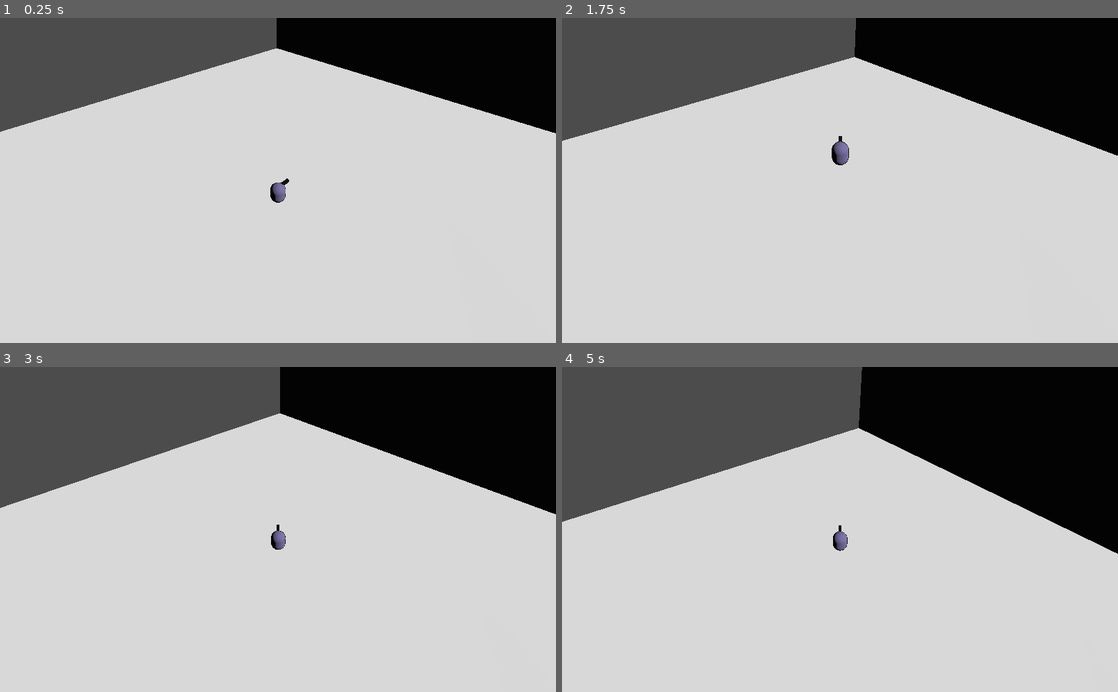
Above: before the commit, frames 1-4 (two rows, left to right).
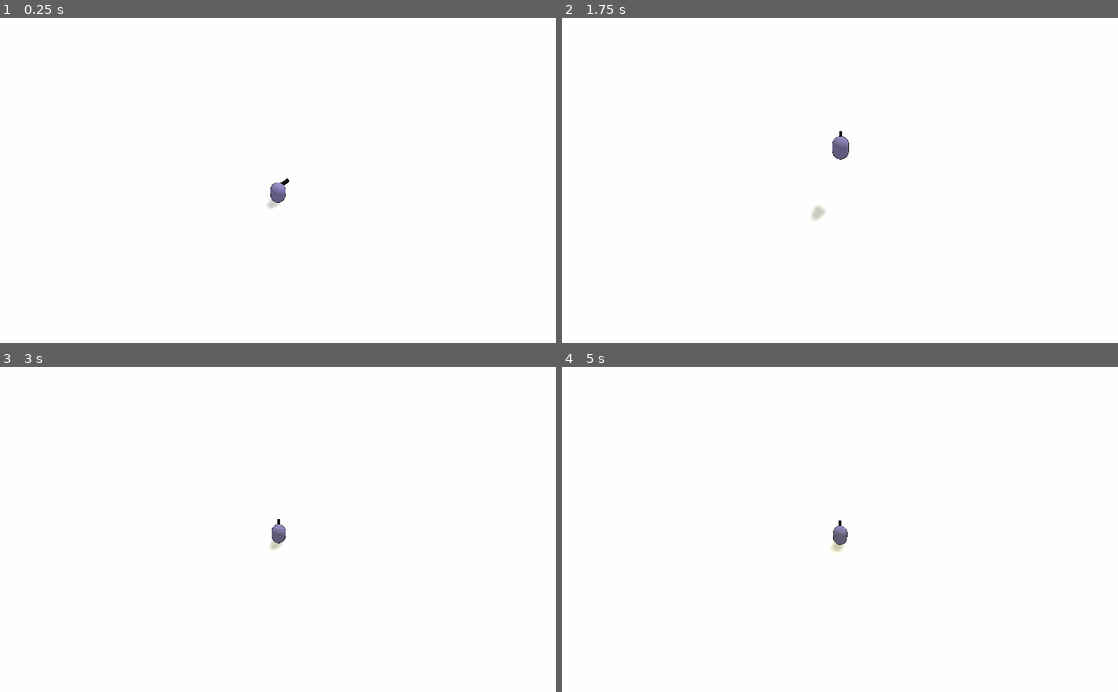
Above: after the commit, the same moments.

Repository: Gerchis/Ryxiah_Reborn
Game: Godot game, scene res://src/levels/TestWorld.tscn
Two runs of this game, one before a commit and one after it. Both use one fixed random seed, a clock stepped at 60 frames per second and the inputs below.
Inputs (mouse positions are in pixels of both pictures, inside the frame that each line leads up to):
- Up to frame 1 (0.25 s): no input
- Up to frame 2 (1.75 s): move the mouse to (867, 180) at 0.52 s; hold W (forward) from 0.53 s (still down); tap Space (jump) at 0.77, 1.52 s; move the mouse to (812, 180) at 1.27 s
- Up to frame 3 (3 s): keep holding W (forward); move the mouse to (289, 523) at 2.02 s; move the mouse to (272, 536) at 2.77 s
- Up to frame 4 (5 s): keep holding W (forward); tap Space (jump) at 3.02, 3.77, 4.52 s; move the mouse to (878, 532) at 3.52 s; move the mouse to (795, 526) at 4.27 s

The runs differ from the first frame. In frame 1, 100% of the frame differs, in the area x 0-100%, y 0-100%; in frame 2, 100%; in frame 3, 100%; in frame 4, 100%.

Commit message:
Water + Night'n'Day

Diff:
--- a/RYXIAH/src/actors/player/Player.gd
+++ b/RYXIAH/src/actors/player/Player.gd
@@ -5,6 +5,8 @@
 onready var cam:Camera = get_tree().get_nodes_in_group("camera")[0]
 onready var graphics = $Graphics
 onready var ray_floor: RayCast = $RayFloor
+onready var ray_checkpoint: RayCast = $CheckpointChecker
+onready var fall_checkpoint: Vector3 = global_transform.origin
 
 var jump: bool = false
 var dir: Vector3 = Vector3.ZERO
@@ -13,6 +15,7 @@
 var snap_vector: Vector3 = Vector3.ZERO
 var jump_counter: = 0
 var floor_heigh:float = 0.0
+
 
 export var speed = 10
 export var accel = 10
@@ -23,6 +26,7 @@
 export var air_run_speed = 16.0
 export var air_accel = 9.0
 export var max_jumps = 2
+export var water_level = 0.0
 
 func _ready():
 	Input.set_mouse_mode(Input.MOUSE_MODE_CAPTURED)
@@ -34,7 +38,17 @@
 		else:
 			Input.set_mouse_mode(Input.MOUSE_MODE_CAPTURED)
 
+	if global_transform.origin.y <= water_level:
+		global_transform.origin = fall_checkpoint
+
 func _physics_process(delta: float) -> void:
 	if is_on_floor():
 		ray_floor.force_raycast_update()
 		floor_heigh = ray_floor.get_collision_point().y
+
+
+func _on_CheckpointSetter_timeout() -> void:
+	ray_checkpoint.force_raycast_update()
+
+	if is_on_floor() and ray_checkpoint:
+		fall_checkpoint = global_transform.origin
--- a/RYXIAH/src/actors/player/Player.tscn
+++ b/RYXIAH/src/actors/player/Player.tscn
@@ -65,3 +65,11 @@
 [node name="RayFloor" type="RayCast" parent="."]
 transform = Transform( 1, 0, 0, 0, 1, 0, 0, 0, 1, 0, -1, 0 )
 collision_mask = 32
+
+[node name="CheckpointChecker" type="RayCast" parent="."]
+cast_to = Vector3( 0, -2.5, 0 )
+
+[node name="CheckpointSetter" type="Timer" parent="CheckpointChecker"]
+autostart = true
+
+[connection signal="timeout" from="CheckpointChecker/CheckpointSetter" to="." method="_on_CheckpointSetter_timeout"]
--- a/RYXIAH/src/levels/TestWorld.tscn
+++ b/RYXIAH/src/levels/TestWorld.tscn
@@ -1,9 +1,135 @@
-[gd_scene load_steps=4 format=2]
+[gd_scene load_steps=15 format=2]
 
 [ext_resource path="res://src/actors/player/Player.tscn" type="PackedScene" id=1]
 [ext_resource path="res://src/object/camera/Camera.tscn" type="PackedScene" id=2]
+[ext_resource path="res://src/object/world_environment/DayCycle.gd" type="Script" id=3]
 
 [sub_resource type="Environment" id=1]
+ambient_light_sky_contribution = 0.0
+
+[sub_resource type="Gradient" id=2]
+offsets = PoolRealArray( 0, 0.236842, 0.526316, 0.780702, 1 )
+colors = PoolColorArray( 0.78418, 0.78418, 0.78418, 1, 0.823242, 0.820008, 0.492016, 1, 0.780273, 0.532682, 0.173733, 1, 0.569336, 0.071167, 0.071167, 1, 0.0726188, 0.0430183, 0.174805, 1 )
+
+[sub_resource type="Shader" id=3]
+code = "shader_type spatial;
+render_mode blend_mix, specular_phong;
+
+uniform float speed : hint_range(-1,1) = 0.0;
+
+//colors
+uniform sampler2D noise1;
+uniform sampler2D noise2;
+uniform sampler2D normalmap : hint_normal;
+uniform vec4 color : hint_color;
+uniform vec4 edge_color : hint_color;
+
+//foam
+uniform float edge_scale = 0.25;
+uniform float near = 0.1;
+uniform float far = 100f;
+
+//waves
+uniform vec2 wave_strengh = vec2(0.5, 0.25);
+uniform vec2 wave_frequency = vec2(12.0, 12.0);
+uniform vec2 time_factor = vec2(1.0, 2.0);
+
+
+
+float rim(float depth){
+	depth = 2f * depth - 1f;
+	return near * far / (far + depth * (near - far));
+}
+
+
+float waves(vec2 pos, float time){
+	return (wave_strengh.y * sin(pos.y * wave_frequency.y + time * time_factor.y)) + (wave_strengh.x * sin(pos.x * wave_frequency.x + time * time_factor.x));
+}
+
+
+void vertex(){
+	VERTEX.y += waves(VERTEX.xy, TIME);
+}
+
+
+void fragment(){
+	float time = TIME * speed;
+	vec3 n1 = texture(noise1, UV + time).rgb;
+	vec3 n2 = texture(noise2, UV - time * 0.2).rgb;
+
+	vec2 uv_movement = UV * 4f;
+	uv_movement += TIME * speed * 4f;
+
+	float sum = (n1.r + n2.r) - 1f;
+
+
+	float z_depth = rim(texture(DEPTH_TEXTURE, SCREEN_UV).x);
+	float z_pos = rim(FRAGCOORD.z);
+	float diff = z_depth - z_pos;
+
+	vec2 displacement = vec2(sum * 0.05);
+	diff += displacement.x * 50f;
+
+
+	vec4 col = mix(edge_color, color, step(edge_scale, diff));
+
+	vec4 alpha = vec4(1.0);
+	alpha = texture(SCREEN_TEXTURE, SCREEN_UV + displacement);
+
+
+	float fin = 0.0;
+	if (sum > 0.0 && sum < 0.4) fin = 0.1;
+	if (sum > 0.4 && sum < 0.8) fin = 0.0;
+	if (sum > 0.8) fin = 1f;
+
+	ALBEDO = vec3(fin) + mix(alpha.rgb, col.rgb, color.a);
+
+	NORMALMAP = texture(normalmap, uv_movement).rgb;
+	ROUGHNESS = 0.1;
+	SPECULAR = 1f;
+}"
+
+[sub_resource type="OpenSimplexNoise" id=4]
+lacunarity = 4.0
+
+[sub_resource type="NoiseTexture" id=5]
+seamless = true
+noise = SubResource( 4 )
+
+[sub_resource type="OpenSimplexNoise" id=6]
+
+[sub_resource type="NoiseTexture" id=7]
+seamless = true
+noise = SubResource( 6 )
+
+[sub_resource type="OpenSimplexNoise" id=8]
+
+[sub_resource type="NoiseTexture" id=9]
+seamless = true
+as_normalmap = true
+bump_strength = 4.0
+noise = SubResource( 8 )
+
+[sub_resource type="ShaderMaterial" id=10]
+shader = SubResource( 3 )
+shader_param/speed = 0.02
+shader_param/color = Color( 0.258824, 0.807843, 0.956863, 0.709804 )
+shader_param/edge_color = Color( 0.698039, 0.937255, 0.94902, 1 )
+shader_param/edge_scale = 0.25
+shader_param/near = 0.1
+shader_param/far = 100.0
+shader_param/wave_strengh = Vector2( 0.5, 0.25 )
+shader_param/wave_frequency = Vector2( 12, 12 )
+shader_param/time_factor = Vector2( 1, 2 )
+shader_param/noise1 = SubResource( 5 )
+shader_param/noise2 = SubResource( 7 )
+shader_param/normalmap = SubResource( 9 )
+
+[sub_resource type="PlaneMesh" id=11]
+material = SubResource( 10 )
+size = Vector2( 512, 512 )
+subdivide_width = 64
+subdivide_depth = 64
 
 [node name="TestWorld" type="Spatial"]
 
@@ -17,13 +143,25 @@
 transform = Transform( 50, 0, 0, 0, 27.7, 0, 0, 0, 50, 0, -28.0238, 0 )
 
 [node name="CSGBox2" type="CSGBox" parent="Ground"]
-transform = Transform( 50, 0, 0, 0, -1.2108e-06, -50, 0, 27.7, -2.18557e-06, 0, -1.0238, -77 )
+transform = Transform( 50, 0, 0, 0, 26.7561, -12.941, 0, 7.16929, 48.2963, 0, -21.0238, -77 )
 
 [node name="Player" parent="." instance=ExtResource( 1 )]
 transform = Transform( 1, 0, 0, 0, 1, 0, 0, 0, 1, 0, 2, 0 )
+speed = 20
+air_speed = 16.0
+water_level = -3.0
 
-[node name="DirectionalLight" type="DirectionalLight" parent="."]
-transform = Transform( -0.183013, -0.707107, 0.683013, -0.183013, 0.707107, 0.683013, -0.965926, 0, -0.258819, 0, 15, 0 )
+[node name="DayCycle" type="WorldEnvironment" parent="."]
+environment = SubResource( 1 )
+script = ExtResource( 3 )
+color_gradient = SubResource( 2 )
 
-[node name="WorldEnvironment" type="WorldEnvironment" parent="."]
-environment = SubResource( 1 )
+[node name="DirectionalLight" type="DirectionalLight" parent="DayCycle"]
+transform = Transform( 1, 0, 0, 0, -0.5, 0.866025, 0, -0.866025, -0.5, 0, 15, 0 )
+shadow_enabled = true
+shadow_color = Color( 0.164706, 0.164706, 0.164706, 1 )
+
+[node name="Water" type="MeshInstance" parent="."]
+transform = Transform( 1, 0, 0, 0, 1, 0, 0, 0, 1, 0, -3, -59 )
+mesh = SubResource( 11 )
+material/0 = null
--- /dev/null
+++ b/RYXIAH/src/object/world_environment/DayCycle.gd
@@ -0,0 +1,33 @@
+extends WorldEnvironment
+
+onready var directional_light: DirectionalLight = $DirectionalLight
+
+export var color_gradient: Gradient
+export var day_length: = 60.0
+export var sun_min_energy: = 0.2
+export var sun_max_energy: = 1
+
+var current_time: = 0.0
+var am: = true
+
+func _process(delta: float) -> void:
+	if am:
+		current_time += delta
+	else:
+		current_time -= delta
+
+	if current_time > day_length and am or current_time < 0 and not am:
+		am = not am
+
+	var weight = current_time / day_length
+
+	environment.ambient_light_color = color_gradient.interpolate(weight)
+
+	var light_intensity = lerp(sun_max_energy, sun_min_energy, weight)
+
+	environment.ambient_light_energy = light_intensity
+	directional_light.light_energy = light_intensity
+
+	var light_dir = lerp(0, 360, weight)
+
+	directional_light.rotation.y = deg2rad(light_dir)
